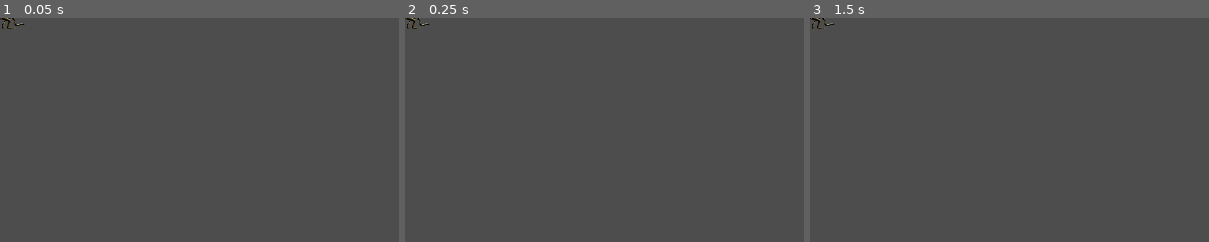
Above: before the commit, frames 1-3 (left to right).
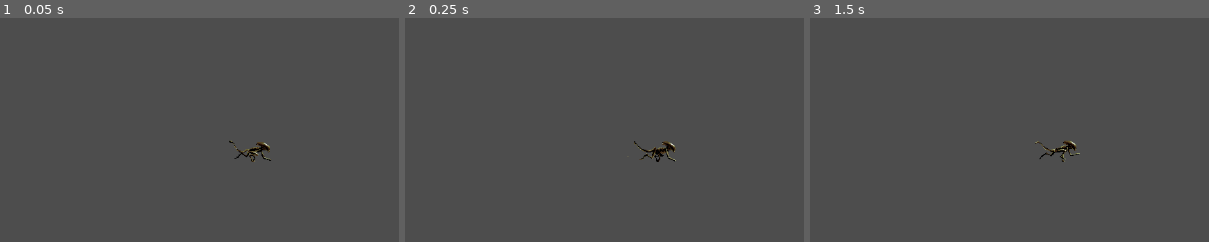
Above: after the commit, the same moments.

Repository: IsaacCepasDeFrutos/IntoTheAlienMaze
Game: Godot game, scene res://alien.tscn
Same seed, same stepped clock (60 frames per second), same inputs: the game is played once before the commit and once after it. Before the commit the project has no main scene; this scene is started directly in both runs.
Inputs:
- Up to frame 1 (0.05 s): no input
- Up to frame 2 (0.25 s): no input
- Up to frame 3 (1.5 s): tap Enter at 0.5 s; tap Space at 1.25 s
The pictures show only the part of the screen within x 0-50%, y 0-50%; the shares and areas given below are measured in that part.

The runs differ from the first frame. In frame 1, 0.4% of the frame differs, in the area x 0-68%, y 0-65%; in frame 2, 0.4%; in frame 3, 0.4%.

Commit message:
Colider y script de animacion

Diff:
--- a/intothealienmaze/alien.gd
+++ b/intothealienmaze/alien.gd
@@ -6,15 +6,27 @@
 # Referencia al nodo del jugador
 var player: Node2D
 
+# Referencia al AnimationPlayer
+@onready var anim_player = $AlienAnimation
+
 func _ready() -> void:
 	# Encuentra al jugador en la escena (ajusta el nombre si es diferente)
 	player = get_node("/root/Path/To/Player")  # Cambia el path al de tu jugador
 	# Si no encuentras al jugador, asegúrate de verificar el path
+
+	# Configura la animación inicial en idle
+	anim_player.play("walk_right")
 
 func _process(delta: float) -> void:
 	if player:
 		# Calcula la dirección hacia el jugador
 		var direction = (player.global_position - global_position).normalized()
 
+		# Si el enemigo está en movimiento, reproduce la animación de "walk", de lo contrario "idle"
+		if direction.length() > 0:
+			anim_player.play("walk")
+		else:
+			anim_player.play("idle")
+
 		# Mueve al enemigo en la dirección del jugador
 		position += direction * speed * delta
--- a/intothealienmaze/alien.tscn
+++ b/intothealienmaze/alien.tscn
@@ -1,7 +1,22 @@
-[gd_scene load_steps=6 format=3 uid="uid://beucq5myrvbh7"]
+[gd_scene load_steps=7 format=3 uid="uid://iyiolytquu2e"]
 
 [ext_resource type="Texture2D" uid="uid://cwpygie3hdx72" path="res://MovAlien.png" id="1_tddpc"]
 [ext_resource type="Script" path="res://alien.gd" id="2_tthbf"]
+
+[sub_resource type="Animation" id="Animation_6qs01"]
+length = 0.001
+tracks/0/type = "value"
+tracks/0/imported = false
+tracks/0/enabled = true
+tracks/0/path = NodePath(".:frame")
+tracks/0/interp = 1
+tracks/0/loop_wrap = true
+tracks/0/keys = {
+"times": PackedFloat32Array(0),
+"transitions": PackedFloat32Array(1),
+"update": 1,
+"values": [0]
+}
 
 [sub_resource type="Animation" id="Animation_7vi3m"]
 resource_name = "walk_right"
@@ -18,29 +33,19 @@
 "values": [0, 1, 2, 3, 4, 5, 6, 7, 8, 9, 10, 11]
 }
 
-[sub_resource type="Animation" id="Animation_6qs01"]
-length = 0.001
-tracks/0/type = "value"
-tracks/0/imported = false
-tracks/0/enabled = true
-tracks/0/path = NodePath(".:frame")
-tracks/0/interp = 1
-tracks/0/loop_wrap = true
-tracks/0/keys = {
-"times": PackedFloat32Array(0),
-"transitions": PackedFloat32Array(1),
-"update": 1,
-"values": [0]
-}
-
 [sub_resource type="AnimationLibrary" id="AnimationLibrary_lpya8"]
 _data = {
 "RESET": SubResource("Animation_6qs01"),
 "walk_right": SubResource("Animation_7vi3m")
 }
 
+[sub_resource type="CapsuleShape2D" id="CapsuleShape2D_bwn61"]
+radius = 14.9982
+height = 59.9926
+
 [node name="Alien" type="Sprite2D"]
 texture_filter = 1
+position = Vector2(356, 192)
 texture = ExtResource("1_tddpc")
 hframes = 12
 script = ExtResource("2_tthbf")
@@ -49,3 +54,8 @@
 libraries = {
 "": SubResource("AnimationLibrary_lpya8")
 }
+
+[node name="CollisionShape2D" type="CollisionShape2D" parent="."]
+position = Vector2(7, 1)
+rotation = 1.55509
+shape = SubResource("CapsuleShape2D_bwn61")
--- a/intothealienmaze/project.godot
+++ b/intothealienmaze/project.godot
@@ -11,5 +11,6 @@
 [application]
 
 config/name="IntotheAlienMaze"
+run/main_scene="res://alien.tscn"
 config/features=PackedStringArray("4.3", "Forward Plus")
 config/icon="res://icon.svg"
